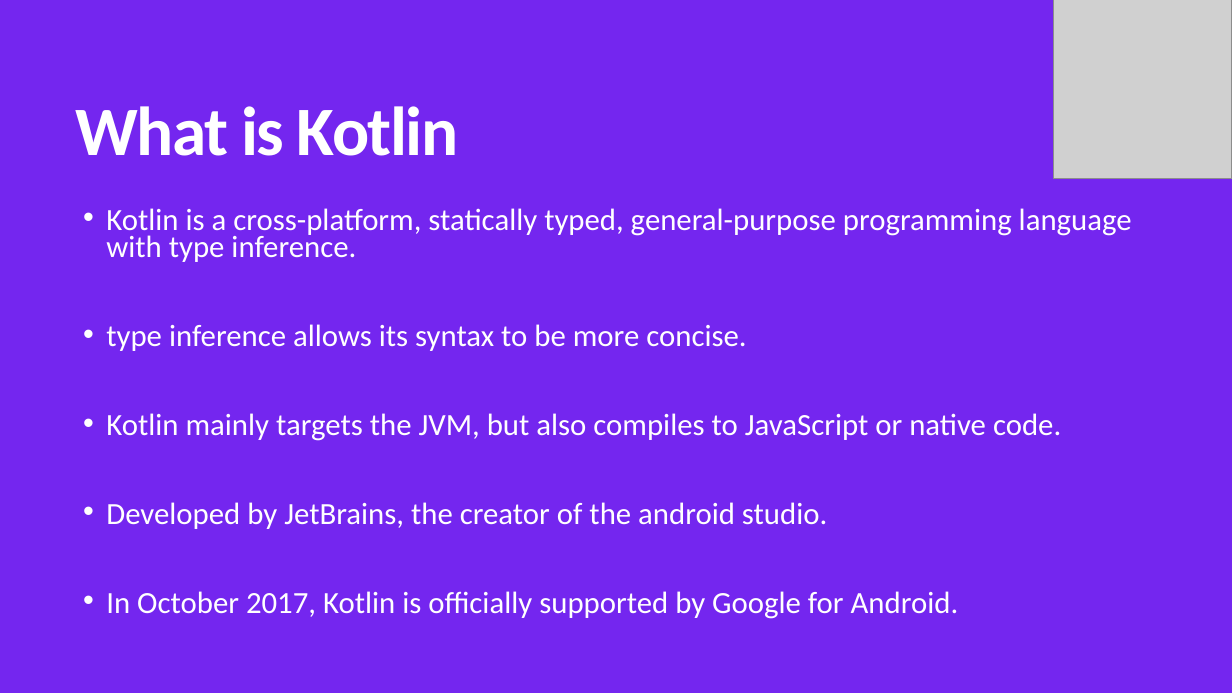
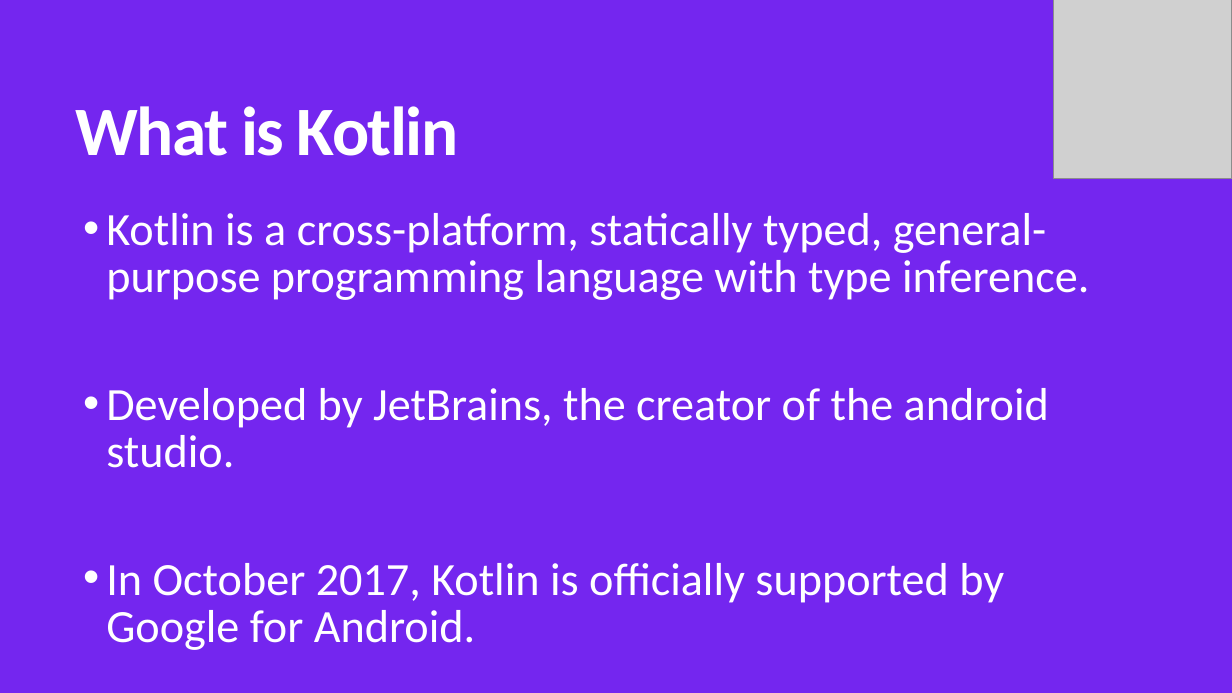
Before and after one commit to MohamedWael/Kotlin-crash-course, a slide deck: slide 4 of kotlin_intro.pptx. Drawn at 1232x693 pixels with LibreOffice and Linux fonts; fonts in the diff are those of the drawing; grey boxes stand for pictures. Boxes give left, top, right and bottom in pixels: in the first picture for what was removed or moved away, otherwise in the second. Text is boxed around its words. In the diff, an @@ line names an element or a change of style, - is before the commit and + after.

```diff
--- a/kotlin_intro.pptx
+++ b/kotlin_intro.pptx
@@ text "Kotlin is a cross-platform, statically ..." at bbox=[106, 213, 1089, 650]: size 24 to 36 pt; line spacing 0.75 to 0.85 @@
@@ text at bbox=[106, 324, 1061, 441]: paragraphs removed @@
-• type inference allows its syntax to be more concise.
-• Kotlin mainly targets the JVM, but also compiles to JavaScript or native code.
```
Also in this commit, not shown: 1 other slide changed, 18 slides added, 1 slide removed, 4 other files.
